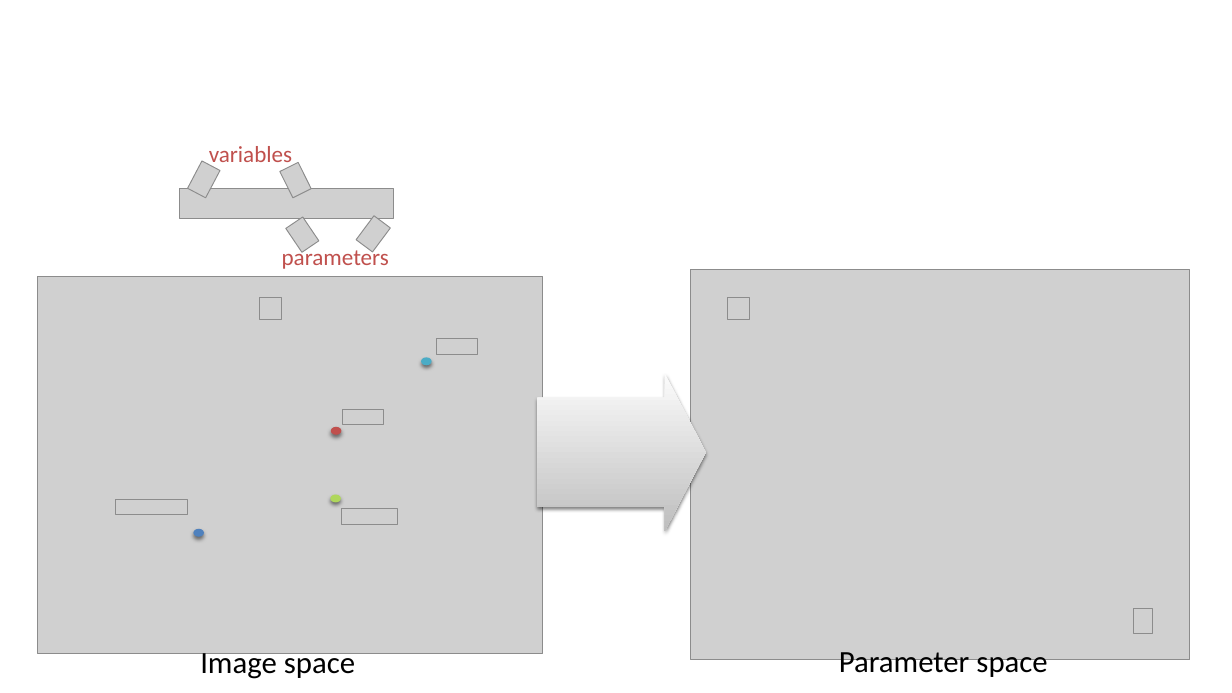
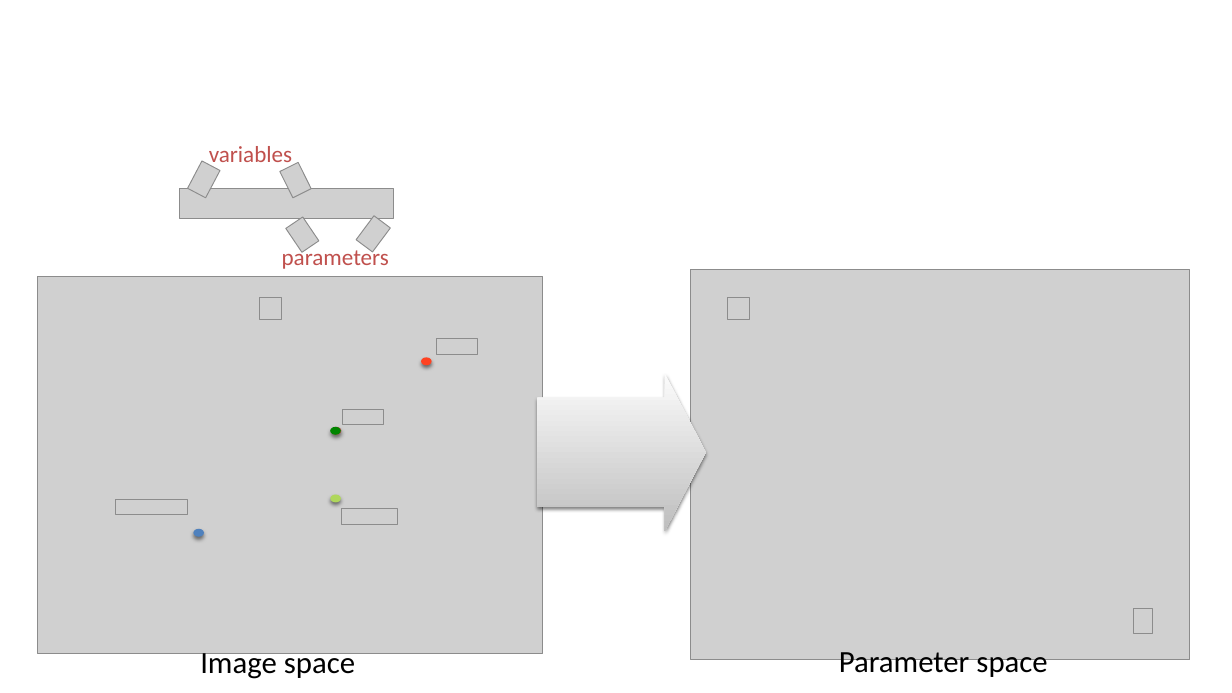
Before and after one commit to YoniChechik/AI_is_Math, a slide deck: slide 48 of c_04b_hough_transform/Hough_transform.pptx. Drawn at 1232x693 pixels with LibreOffice and Linux fonts; fonts in the diff are those of the drawing; grey boxes stand for pictures; background and template pictures are left out. Boxes give left, top, right and bottom in pixels: in the first picture for what was removed or moved away, otherwise in the second. Text is boxed around its words. In the diff, an @@ line names an element or a change of style, - is before the commit and + after.

```diff
--- a/c_04b_hough_transform/Hough_transform.pptx
+++ b/c_04b_hough_transform/Hough_transform.pptx
@@ ellipse at [421, 358, 433, 366]: fill #4BACC6 to #FF4221 @@
@@ ellipse added at [330, 427, 341, 435], fill #008500 @@
```
Also in this commit, not shown: 10 other slides changed, 20 other files.
